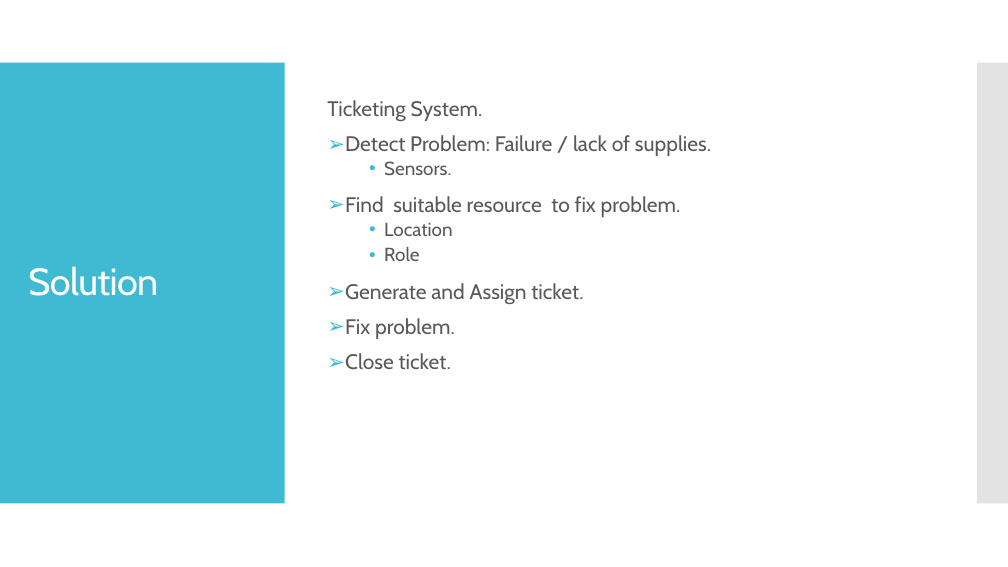
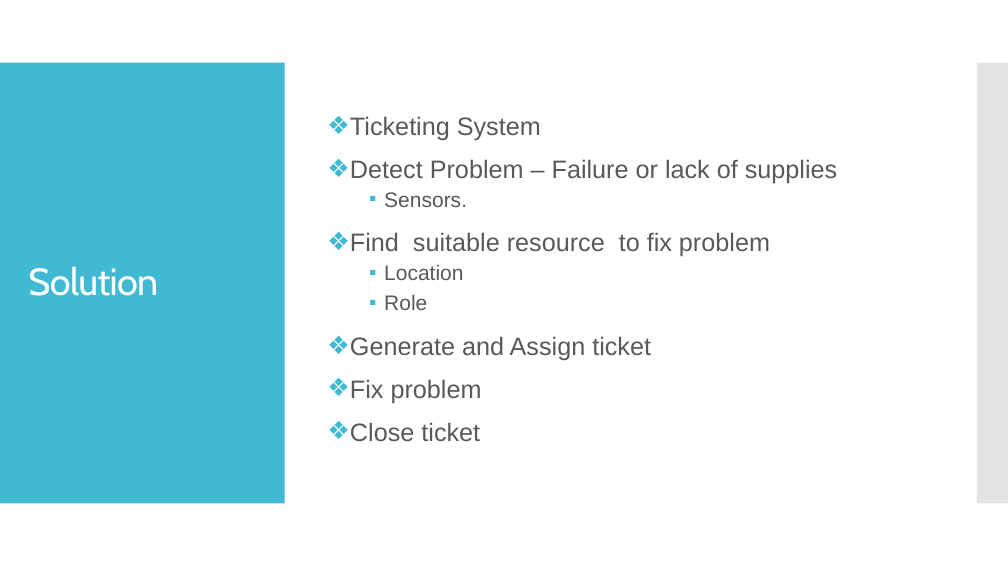
Before and after one commit to k4rriL/ATS, a slide deck: slide 3 of Presentation/Automatic Ticketing System (ATS).pptx. Drawn at 1008x567 pixels with LibreOffice and Linux fonts; fonts in the diff are those of the drawing. Boxes give left, top, right and bottom in pixels: in the first picture for what was removed or moved away, otherwise in the second. Text is boxed around its words. In the diff, an @@ line names an element or a change of style, - is before the commit and + after.

```diff
--- a/Presentation/Automatic Ticketing System (ATS).pptx
+++ b/Presentation/Automatic Ticketing System (ATS).pptx
@@ text at (x1=350, y1=116, x2=837, y2=183): text changed; size 20 to 24 pt; font Cabin to Arial @@
-Ticketing System.
-➢ Detect Problem: Failure / lack of supplies.
+❖ Ticketing System
+❖ Detect Problem – Failure or lack of supplies
@@ text at (x1=384, y1=192, x2=467, y2=310): size 18 to 20 pt, font Cabin to Arial in "Sensors.", "Location", "Role"; bullet • to ▪; line spacing 0.9 to 1 @@
@@ text at (x1=350, y1=232, x2=770, y2=256): text changed; size 20 to 24 pt; font Cabin to Arial @@
-➢ Find suitable resource to fix problem.
+❖ Find suitable resource to fix problem
@@ text at (x1=350, y1=336, x2=651, y2=441): text changed; size 20 to 24 pt; font Cabin to Arial @@
-➢ Generate and Assign ticket.
-➢ Fix problem.
-➢ Close ticket.
+❖ Generate and Assign ticket
+❖ Fix problem
+❖ Close ticket
```
Also in this commit, not shown: 3 other slides changed.
